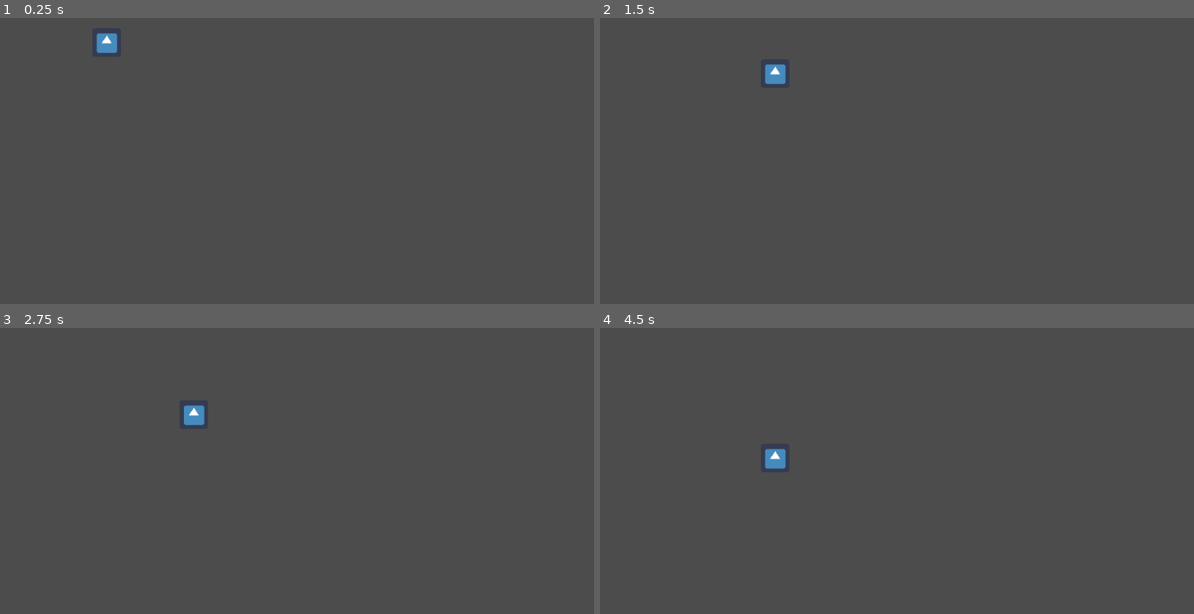
Above: before the commit, frames 1-4 (two rows, left to right).
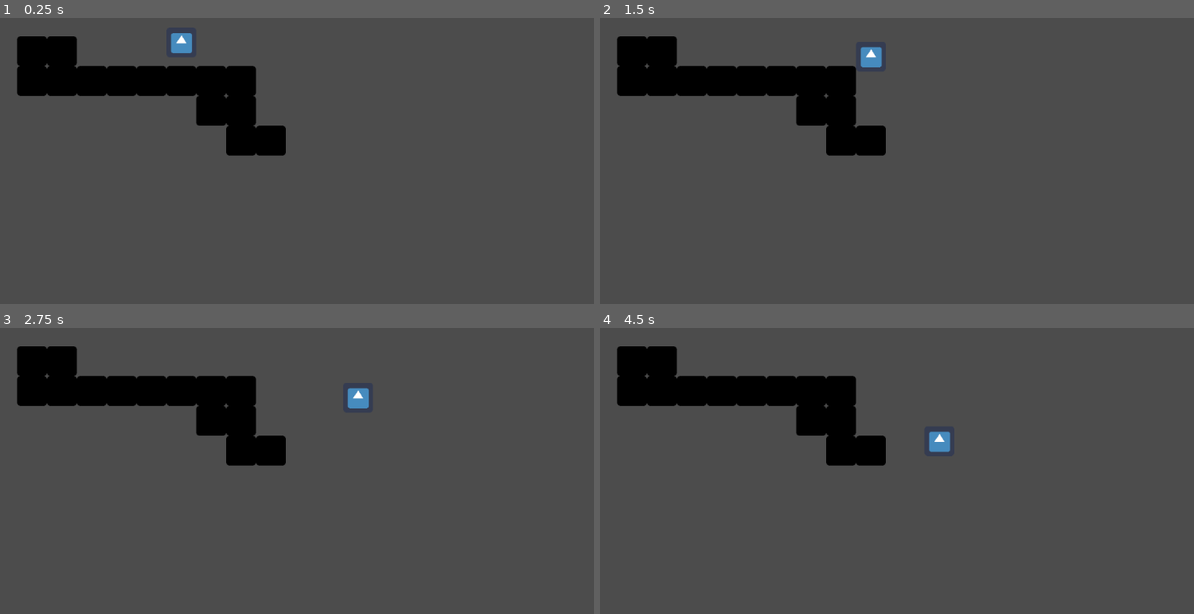
Above: after the commit, the same moments.

Repository: maherhalabi/platformer
Game: Godot game, scene res://World.tscn
The game is run twice, just before and just after one commit, with the same random seed, the same clock (stepped at 60 frames per second) and the same inputs. The engine's default icon, where the game draws it, is replaced by a stand-in: a white triangle on a blue panel in a dark square.
Inputs:
- Up to frame 1 (0.25 s): no input
- Up to frame 2 (1.5 s): hold Right (ui_right) 0.53-1.28 s; hold Left (ui_left) from 1.28 s (still down)
- Up to frame 3 (2.75 s): release Left (ui_left) at 2.03 s; hold Right (ui_right) from 2.03 s (still down)
- Up to frame 4 (4.5 s): release Right (ui_right) at 3.53 s; hold Left (ui_left) from 3.53 s (still down)

The runs differ from the first frame. In frame 1, 7.8% of the frame differs, in the area x 2-49%, y 5-49%; in frame 2, 7.6%; in frame 3, 7.7%; in frame 4, 7.9%, in the area x 2-59%, y 6-50%.

Commit message:
adding varied level platforms for testing w/ collision

Diff:
--- a/src/World.tscn
+++ b/src/World.tscn
@@ -1,17 +1,254 @@
-[gd_scene load_steps=3 format=2]
+[gd_scene load_steps=5 format=2]
 
 [ext_resource path="res://icon.png" type="Texture" id=1]
 [ext_resource path="res://KinematicBody2D.gd" type="Script" id=2]
 
+[sub_resource type="RectangleShape2D" id=1]
+extents = Vector2( 24, 24 )
+
+[sub_resource type="RectangleShape2D" id=2]
+extents = Vector2( 24, 24 )
+
 [node name="World" type="Node2D"]
 
 [node name="KinematicBody2D" type="KinematicBody2D" parent="."]
+position = Vector2( 312, 96 )
 script = ExtResource( 2 )
+__meta__ = {
+"_edit_group_": true
+}
 
 [node name="Sprite" type="Sprite" parent="KinematicBody2D"]
-position = Vector2( 192, 96 )
-scale = Vector2( 0.726563, 0.726563 )
-texture = ExtResource( 1 )
-__meta__ = {
-"_edit_group_": true
-}
+position = Vector2( 1.52588e-05, 0 )
+scale = Vector2( 0.75, 0.75 )
+texture = ExtResource( 1 )
+
+[node name="CollisionShape2D" type="CollisionShape2D" parent="KinematicBody2D"]
+shape = SubResource( 1 )
+
+[node name="Walls" type="Node2D" parent="."]
+
+[node name="StaticBody2D8" type="StaticBody2D" parent="Walls"]
+position = Vector2( 72, 168 )
+__meta__ = {
+"_edit_group_": true
+}
+
+[node name="Sprite" type="Sprite" parent="Walls/StaticBody2D8"]
+modulate = Color( 0, 0, 0, 1 )
+position = Vector2( 0, 3.8147e-06 )
+scale = Vector2( 0.75, 0.75 )
+texture = ExtResource( 1 )
+
+[node name="CollisionShape2D" type="CollisionShape2D" parent="Walls/StaticBody2D8"]
+shape = SubResource( 2 )
+
+[node name="StaticBody2D" type="StaticBody2D" parent="Walls"]
+position = Vector2( 312, 168 )
+__meta__ = {
+"_edit_group_": true
+}
+
+[node name="Sprite" type="Sprite" parent="Walls/StaticBody2D"]
+modulate = Color( 0, 0, 0, 1 )
+position = Vector2( 0, 3.8147e-06 )
+scale = Vector2( 0.75, 0.75 )
+texture = ExtResource( 1 )
+
+[node name="CollisionShape2D" type="CollisionShape2D" parent="Walls/StaticBody2D"]
+shape = SubResource( 2 )
+
+[node name="StaticBody2D9" type="StaticBody2D" parent="Walls"]
+position = Vector2( 360, 168 )
+__meta__ = {
+"_edit_group_": true
+}
+
+[node name="Sprite" type="Sprite" parent="Walls/StaticBody2D9"]
+modulate = Color( 0, 0, 0, 1 )
+position = Vector2( 0, 3.8147e-06 )
+scale = Vector2( 0.75, 0.75 )
+texture = ExtResource( 1 )
+
+[node name="CollisionShape2D" type="CollisionShape2D" parent="Walls/StaticBody2D9"]
+shape = SubResource( 2 )
+
+[node name="StaticBody2D10" type="StaticBody2D" parent="Walls"]
+position = Vector2( 408, 168 )
+__meta__ = {
+"_edit_group_": true
+}
+
+[node name="Sprite" type="Sprite" parent="Walls/StaticBody2D10"]
+modulate = Color( 0, 0, 0, 1 )
+position = Vector2( 0, 3.8147e-06 )
+scale = Vector2( 0.75, 0.75 )
+texture = ExtResource( 1 )
+
+[node name="CollisionShape2D" type="CollisionShape2D" parent="Walls/StaticBody2D10"]
+shape = SubResource( 2 )
+
+[node name="StaticBody2D11" type="StaticBody2D" parent="Walls"]
+position = Vector2( 408, 216 )
+__meta__ = {
+"_edit_group_": true
+}
+
+[node name="Sprite" type="Sprite" parent="Walls/StaticBody2D11"]
+modulate = Color( 0, 0, 0, 1 )
+position = Vector2( 0, 3.8147e-06 )
+scale = Vector2( 0.75, 0.75 )
+texture = ExtResource( 1 )
+
+[node name="CollisionShape2D" type="CollisionShape2D" parent="Walls/StaticBody2D11"]
+shape = SubResource( 2 )
+
+[node name="StaticBody2D14" type="StaticBody2D" parent="Walls"]
+position = Vector2( 408, 264 )
+__meta__ = {
+"_edit_group_": true
+}
+
+[node name="Sprite" type="Sprite" parent="Walls/StaticBody2D14"]
+modulate = Color( 0, 0, 0, 1 )
+position = Vector2( 0, 3.8147e-06 )
+scale = Vector2( 0.75, 0.75 )
+texture = ExtResource( 1 )
+
+[node name="CollisionShape2D" type="CollisionShape2D" parent="Walls/StaticBody2D14"]
+shape = SubResource( 2 )
+
+[node name="StaticBody2D15" type="StaticBody2D" parent="Walls"]
+position = Vector2( 456, 264 )
+__meta__ = {
+"_edit_group_": true
+}
+
+[node name="Sprite" type="Sprite" parent="Walls/StaticBody2D15"]
+modulate = Color( 0, 0, 0, 1 )
+position = Vector2( 0, 3.8147e-06 )
+scale = Vector2( 0.75, 0.75 )
+texture = ExtResource( 1 )
+
+[node name="CollisionShape2D" type="CollisionShape2D" parent="Walls/StaticBody2D15"]
+shape = SubResource( 2 )
+
+[node name="StaticBody2D12" type="StaticBody2D" parent="Walls"]
+position = Vector2( 360, 216 )
+__meta__ = {
+"_edit_group_": true
+}
+
+[node name="Sprite" type="Sprite" parent="Walls/StaticBody2D12"]
+modulate = Color( 0, 0, 0, 1 )
+position = Vector2( 0, 3.8147e-06 )
+scale = Vector2( 0.75, 0.75 )
+texture = ExtResource( 1 )
+
+[node name="CollisionShape2D" type="CollisionShape2D" parent="Walls/StaticBody2D12"]
+shape = SubResource( 2 )
+
+[node name="StaticBody2D13" type="StaticBody2D" parent="Walls"]
+position = Vector2( 360, 216 )
+__meta__ = {
+"_edit_group_": true
+}
+
+[node name="Sprite" type="Sprite" parent="Walls/StaticBody2D13"]
+modulate = Color( 0, 0, 0, 1 )
+position = Vector2( 0, 3.8147e-06 )
+scale = Vector2( 0.75, 0.75 )
+texture = ExtResource( 1 )
+
+[node name="CollisionShape2D" type="CollisionShape2D" parent="Walls/StaticBody2D13"]
+shape = SubResource( 2 )
+
+[node name="StaticBody2D2" type="StaticBody2D" parent="Walls"]
+position = Vector2( 264, 168 )
+__meta__ = {
+"_edit_group_": true
+}
+
+[node name="Sprite" type="Sprite" parent="Walls/StaticBody2D2"]
+modulate = Color( 0, 0, 0, 1 )
+position = Vector2( 0, 3.8147e-06 )
+scale = Vector2( 0.75, 0.75 )
+texture = ExtResource( 1 )
+
+[node name="CollisionShape2D" type="CollisionShape2D" parent="Walls/StaticBody2D2"]
+shape = SubResource( 2 )
+
+[node name="StaticBody2D3" type="StaticBody2D" parent="Walls"]
+position = Vector2( 216, 168 )
+__meta__ = {
+"_edit_group_": true
+}
+
+[node name="Sprite" type="Sprite" parent="Walls/StaticBody2D3"]
+modulate = Color( 0, 0, 0, 1 )
+position = Vector2( 0, 3.8147e-06 )
+scale = Vector2( 0.75, 0.75 )
+texture = ExtResource( 1 )
+
+[node name="CollisionShape2D" type="CollisionShape2D" parent="Walls/StaticBody2D3"]
+shape = SubResource( 2 )
+
+[node name="StaticBody2D4" type="StaticBody2D" parent="Walls"]
+position = Vector2( 168, 168 )
+__meta__ = {
+"_edit_group_": true
+}
+
+[node name="Sprite" type="Sprite" parent="Walls/StaticBody2D4"]
+modulate = Color( 0, 0, 0, 1 )
+position = Vector2( 0, 3.8147e-06 )
+scale = Vector2( 0.75, 0.75 )
+texture = ExtResource( 1 )
+
+[node name="CollisionShape2D" type="CollisionShape2D" parent="Walls/StaticBody2D4"]
+shape = SubResource( 2 )
+
+[node name="StaticBody2D5" type="StaticBody2D" parent="Walls"]
+position = Vector2( 120, 168 )
+__meta__ = {
+"_edit_group_": true
+}
+
+[node name="Sprite" type="Sprite" parent="Walls/StaticBody2D5"]
+modulate = Color( 0, 0, 0, 1 )
+position = Vector2( 0, 3.8147e-06 )
+scale = Vector2( 0.75, 0.75 )
+texture = ExtResource( 1 )
+
+[node name="CollisionShape2D" type="CollisionShape2D" parent="Walls/StaticBody2D5"]
+shape = SubResource( 2 )
+
+[node name="StaticBody2D6" type="StaticBody2D" parent="Walls"]
+position = Vector2( 120, 120 )
+__meta__ = {
+"_edit_group_": true
+}
+
+[node name="Sprite" type="Sprite" parent="Walls/StaticBody2D6"]
+modulate = Color( 0, 0, 0, 1 )
+position = Vector2( 0, 3.8147e-06 )
+scale = Vector2( 0.75, 0.75 )
+texture = ExtResource( 1 )
+
+[node name="CollisionShape2D" type="CollisionShape2D" parent="Walls/StaticBody2D6"]
+shape = SubResource( 2 )
+
+[node name="StaticBody2D7" type="StaticBody2D" parent="Walls"]
+position = Vector2( 72, 120 )
+__meta__ = {
+"_edit_group_": true
+}
+
+[node name="Sprite" type="Sprite" parent="Walls/StaticBody2D7"]
+modulate = Color( 0, 0, 0, 1 )
+position = Vector2( 0, 3.8147e-06 )
+scale = Vector2( 0.75, 0.75 )
+texture = ExtResource( 1 )
+
+[node name="CollisionShape2D" type="CollisionShape2D" parent="Walls/StaticBody2D7"]
+shape = SubResource( 2 )
